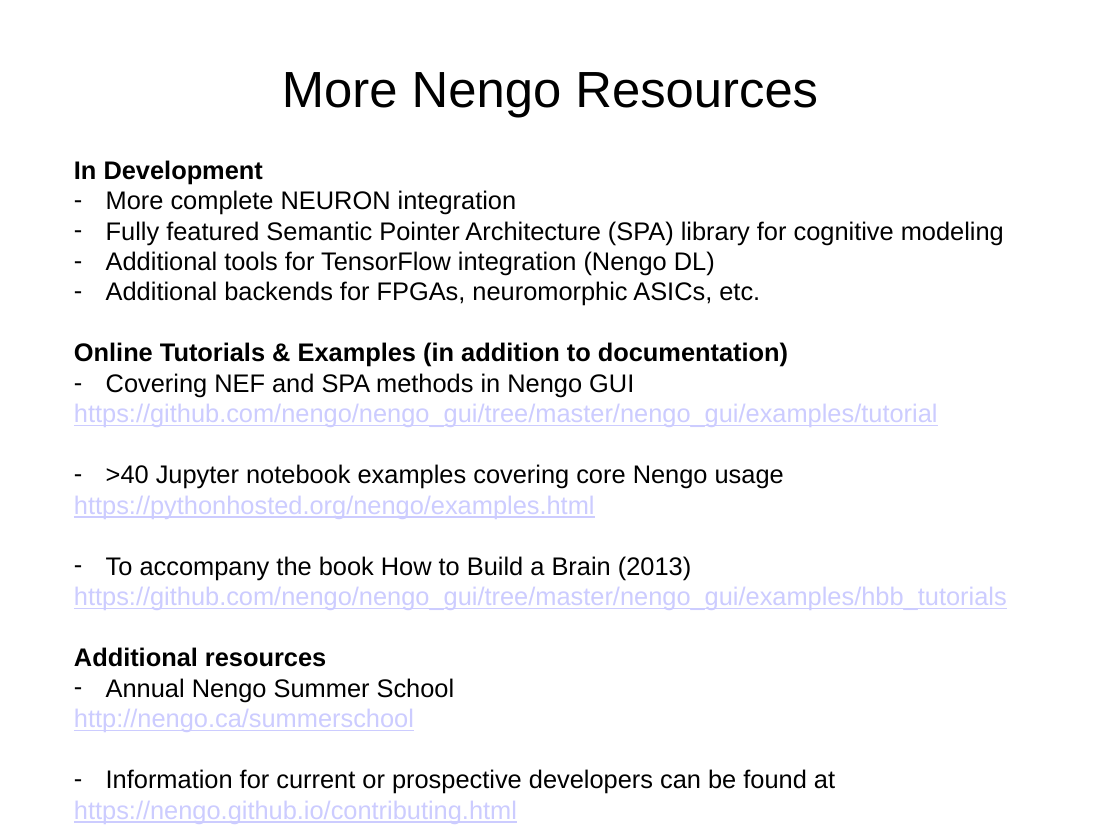
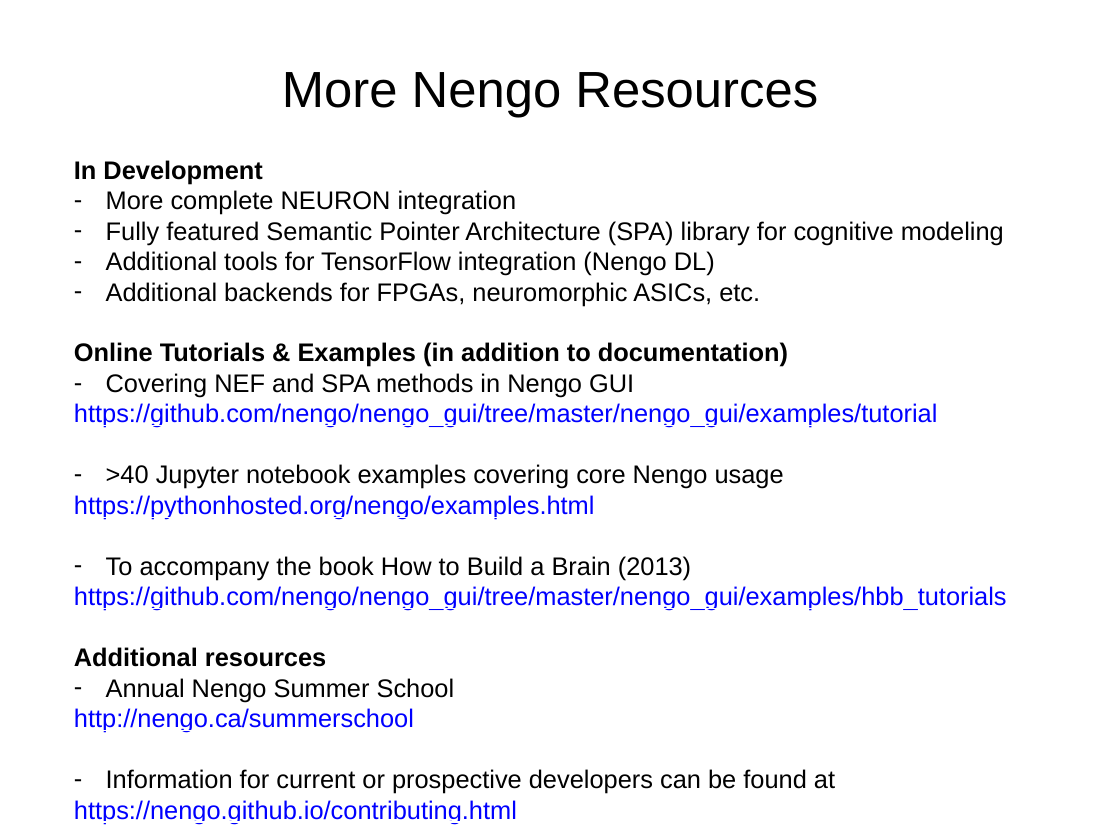
Before and after one commit to NeuralEnsemble/NeuroinformaticsTutorial, a slide deck: slide 4 of Part_1_Resources_for_computational_modellers/4_Simulation_environments/5_Nengo.pptx. Drawn at 1120x840 pixels with LibreOffice and Linux fonts; fonts in the diff are those of the drawing. Boxes give left, top, right and bottom in pixels: in the first picture for what was removed or moved away, otherwise in the second. Text is boxed around its words. In the diff, an @@ line names an element or a change of style, - is before the commit and + after.

```diff
--- a/Part_1_Resources_for_computational_modellers/4_Simulation_environments/5_Nengo.pptx
+++ b/Part_1_Resources_for_computational_modellers/4_Simulation_environments/5_Nengo.pptx
@@ text at (74,190,1007,824): text colour #CCCCFF to #0000FF in "https://github.com/nengo/nengo_gui/tree/master/nengo_gui/exa ...", "https://pythonhosted.org/nengo/examples.html", "https://github.com/nengo/nengo_gui/tree/master/nengo_gui/exa ...", "http://nengo.ca/summerschool" and 1 more places @@
```
Also in this commit, not shown: 3 other slides changed, 10 other files.
